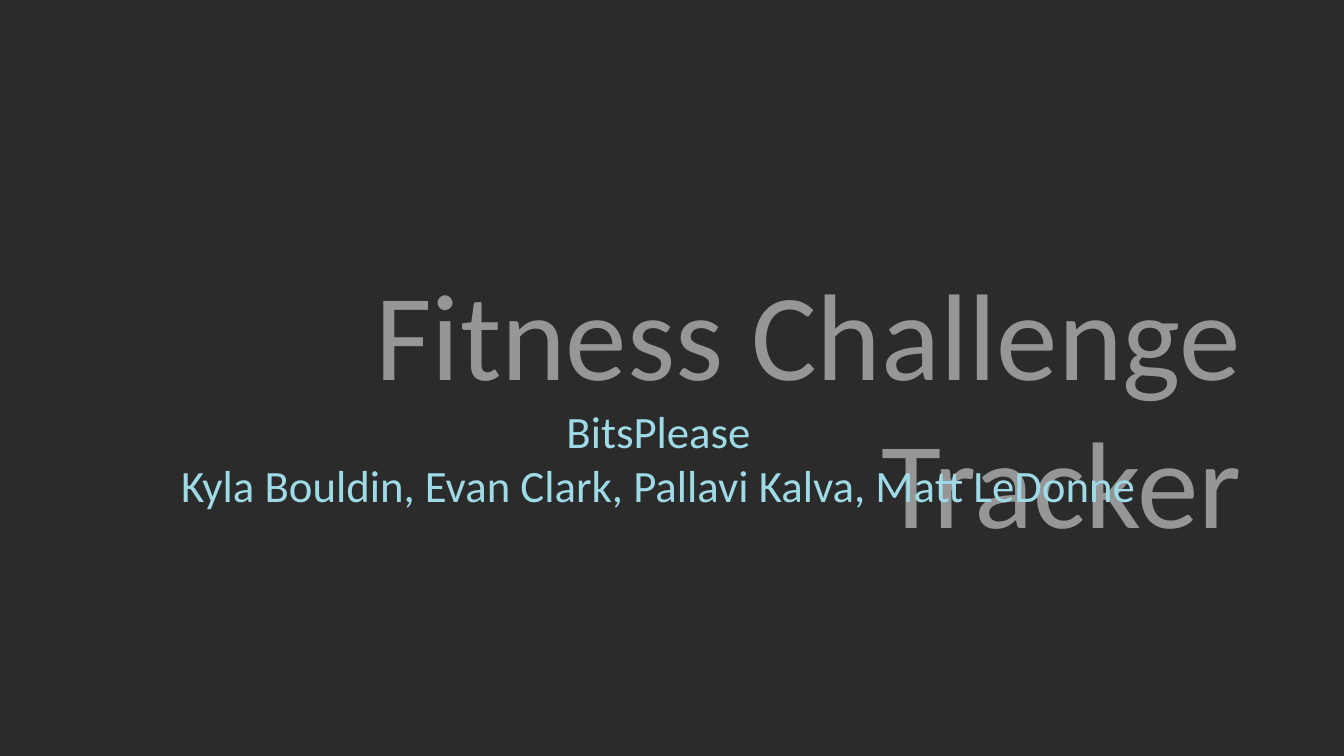
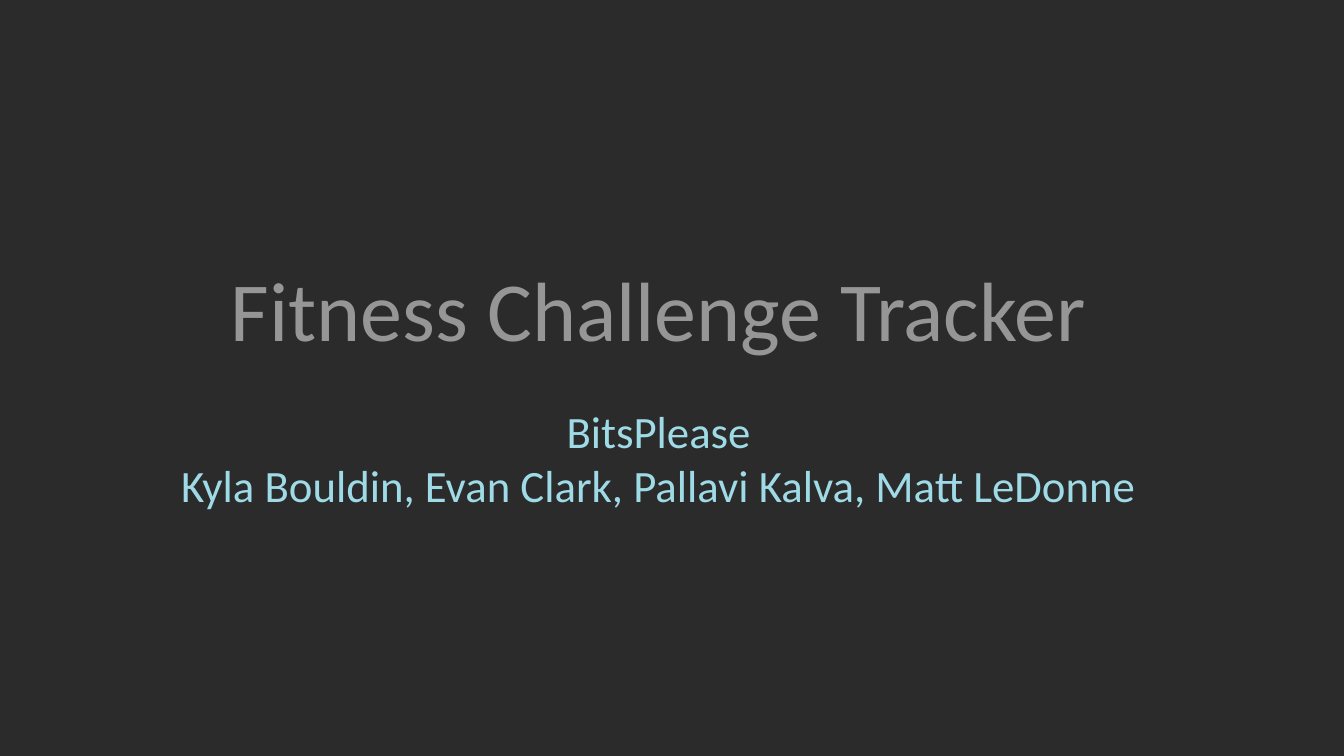
Before and after one commit to kylambouldin/CSE3901-FinalProject, a slide deck: slide 1 of Presentation.pptx. Drawn at 1344x756 pixels with LibreOffice and Linux fonts; fonts in the diff are those of the drawing; background and template pictures are left out; a plain dark background stands for a picture behind light text. Boxes give left, top, right and bottom in pixels: in the first picture for what was removed or moved away, otherwise in the second. Text is boxed around its words. In the diff, an @@ line names an element or a change of style, - is before the commit and + after.

Commit message:
updated presentation slides

```diff
--- a/Presentation.pptx
+++ b/Presentation.pptx
@@ text "Fitness Challenge Tracker" at (231,283,1085,356): size 88 to 60 pt; alignment right to centre @@
```
Also in this commit, not shown: 3 other slides changed, 1 slide added, 1 slide removed, 1 other file.
